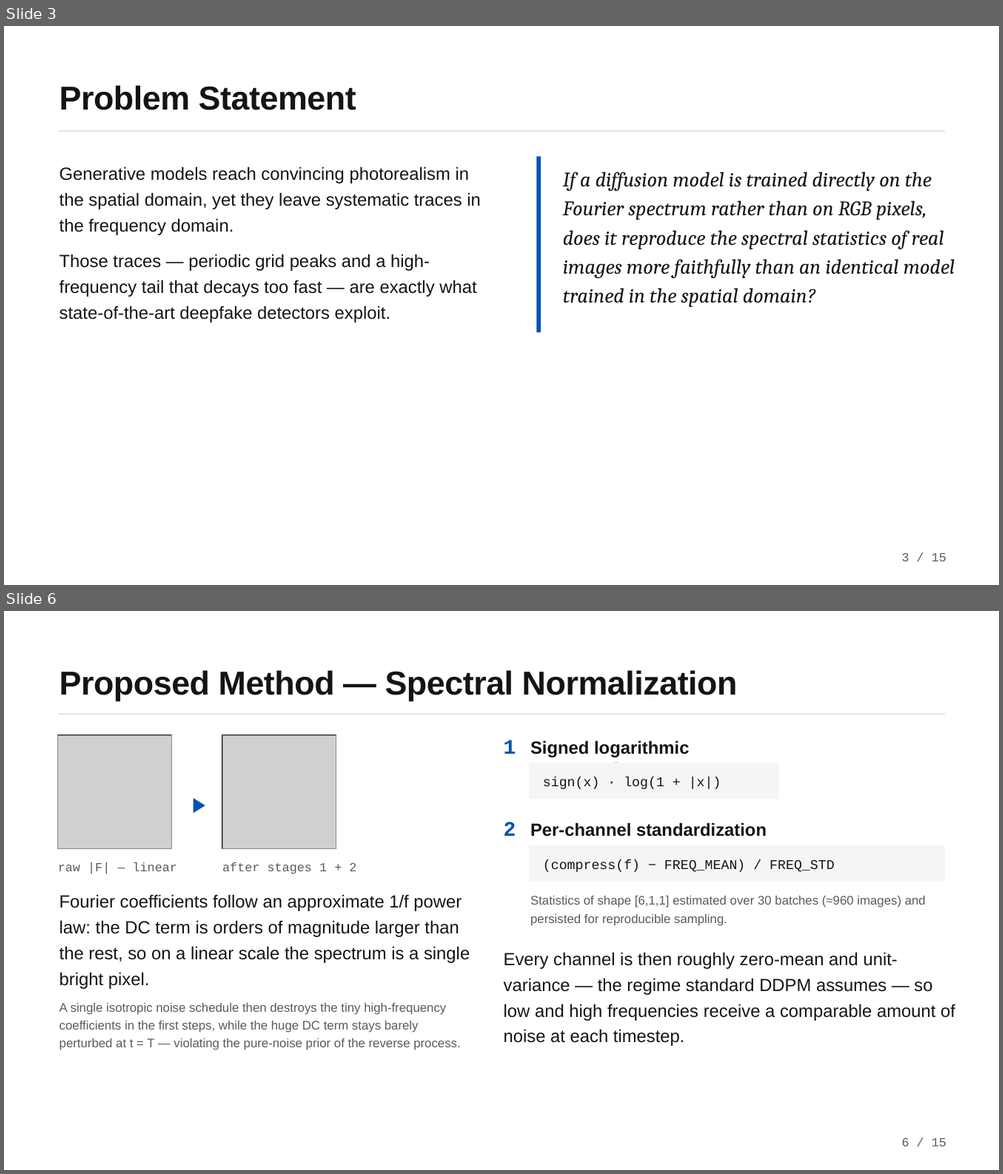
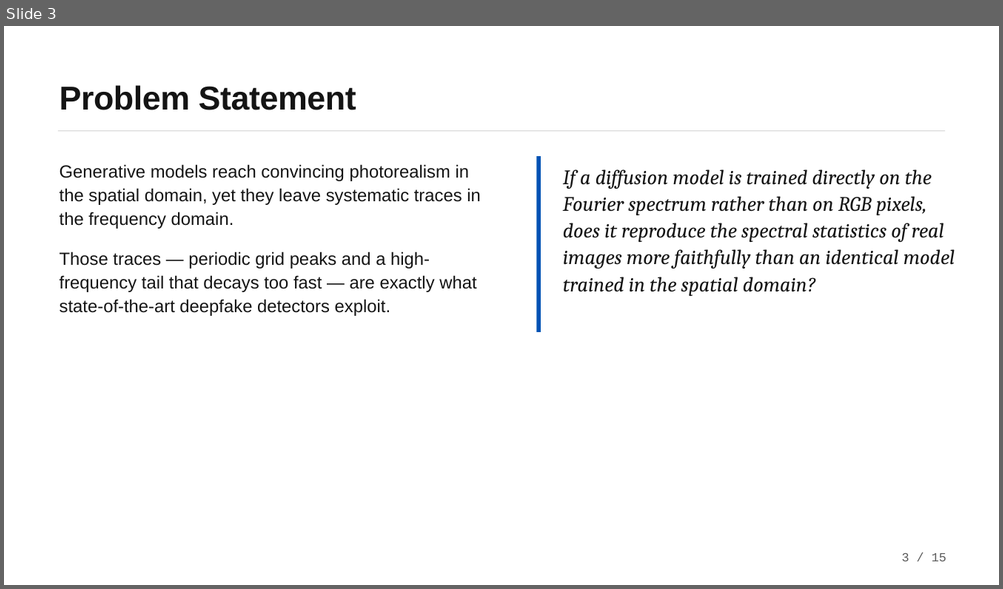
Before and after one commit to CiccioNos/cv-project6, a slide deck: Presentazione_Computer_Vision.pptx. Shown one above the other, each under a label of ours: slides 3 and 6 before the commit, slide 3 after it; the slides between them are not shown. The pictures are 1003x1174 and 1003x589 pixels, drawn with LibreOffice and Linux fonts; fonts in the diff are those of the drawing; grey boxes stand for pictures. Boxes give left, top, right and bottom in pixels: in the first picture for what was removed or moved away, otherwise in the second. Text is boxed around its words. In the diff, an @@ line names an element or a change of style, - is before the commit and + after.

```diff
--- a/Presentazione_Computer_Vision.pptx
+++ b/Presentazione_Computer_Vision.pptx
@@ slide 6 removed at (4, 611, 999, 1170), background #FFFFFF @@
@@ text removed at (60, 670, 737, 701) @@
-Proposed Method — Spectral Normalization
@@ rectangle removed at (58, 713, 945, 715) @@
@@ rectangle removed at (58, 735, 171, 849) @@
@@ picture removed at (58, 735, 171, 849) @@
@@ rectangle removed at (222, 735, 336, 849) @@
@@ picture removed at (222, 735, 336, 849) @@
@@ text removed at (504, 740, 516, 754) @@
-1
@@ text removed at (530, 741, 688, 780) @@
-Signed logarithmic compression
@@ rectangle removed at (529, 763, 778, 799) @@
@@ text removed at (543, 777, 721, 789) @@
-sign(x) · log(1 + |x|)
@@ text removed at (190, 794, 213, 817) @@
-▶
@@ text removed at (504, 822, 516, 836) @@
-2
@@ text removed at (530, 823, 766, 837) @@
-Per-channel standardization
@@ rectangle removed at (529, 846, 945, 882) @@
@@ text removed at (58, 863, 177, 874) @@
-raw |F| — linear
@@ text removed at (222, 863, 356, 874) @@
-after stages 1 + 2
@@ text removed at (543, 860, 834, 872) @@
-(compress(f) − FREQ_MEAN) / FREQ_STD
@@ text removed at (60, 894, 469, 989) @@
-Fourier coefficients follow an approximate 1/f power law: the DC term is orders of magnitude larger than the rest, so on a linear scale the spectrum is a single bright pixel.
@@ text removed at (530, 896, 925, 926) @@
-Statistics of shape [6,1,1] estimated over 30 batches (≈960 images) and persisted for reproducible sampling.
@@ text removed at (504, 952, 955, 1046) @@
-Every channel is then roughly zero-mean and unit-variance — the regime standard DDPM assumes — so low and high frequencies receive a comparable amount of noise at each timestep.
@@ text removed at (60, 1003, 460, 1051) @@
-A single isotropic noise schedule then destroys the tiny high-frequency coefficients in the first steps, while the huge DC term stays barely perturbed at t = T — violating the pure-noise prior of the reverse process.
@@ text removed at (902, 1139, 946, 1147) @@
-6 / 15
@@ slide 3 changed as well @@
@@ text "Generative models reach convincing photorealism ..." at (60, 164, 481, 229): line spacing 1.22 to 1.12 @@
@@ text "If a diffusion model is ..." at (563, 170, 954, 296): line spacing 1.17 to 1.09 @@
@@ text "Those traces — periodic grid ..." at (60, 252, 476, 316): line spacing 1.22 to 1.12 @@
```
Also in this commit, not shown: 12 other slides changed, 2 slides added, 1 other slide removed, 2 other files.
